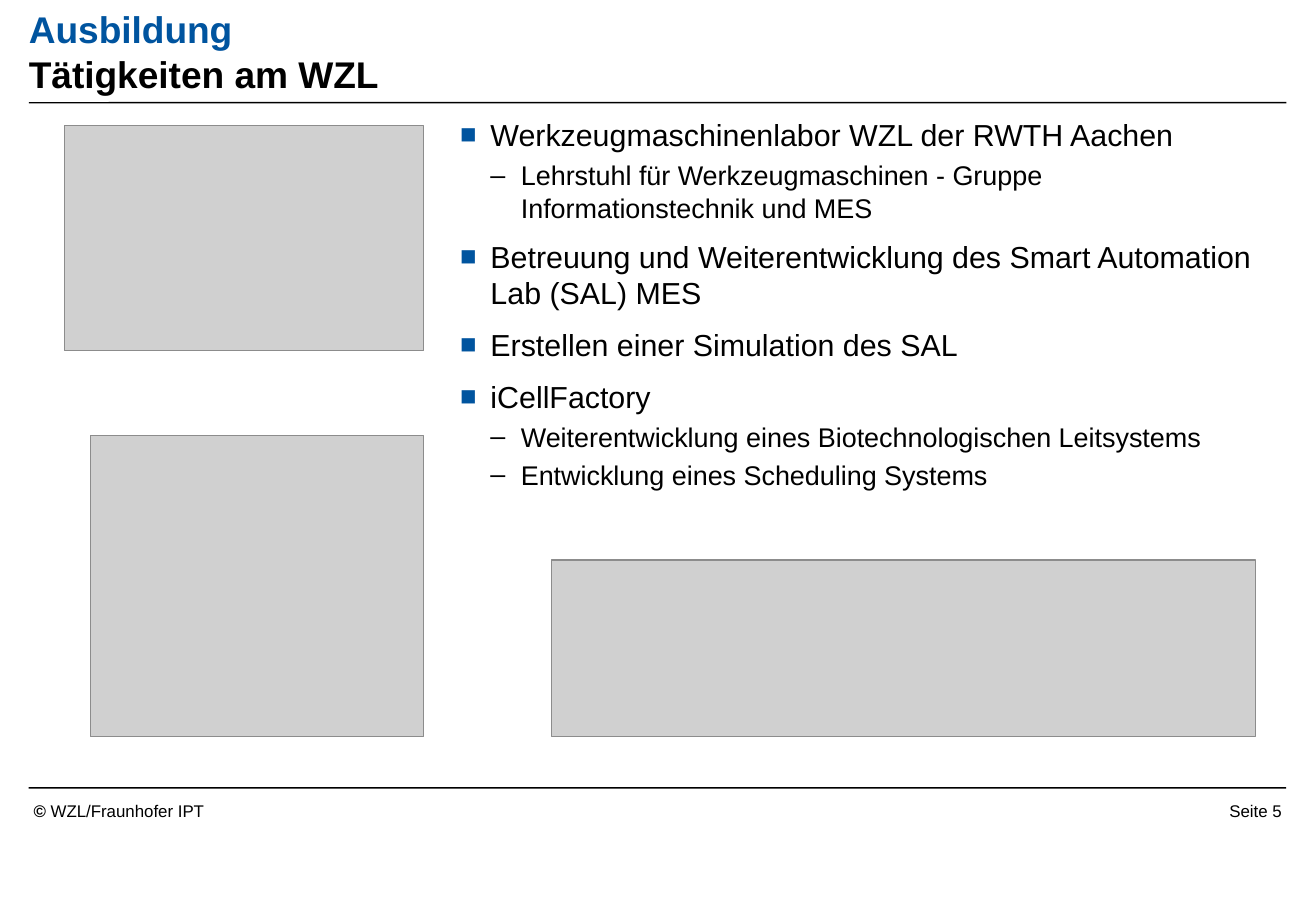
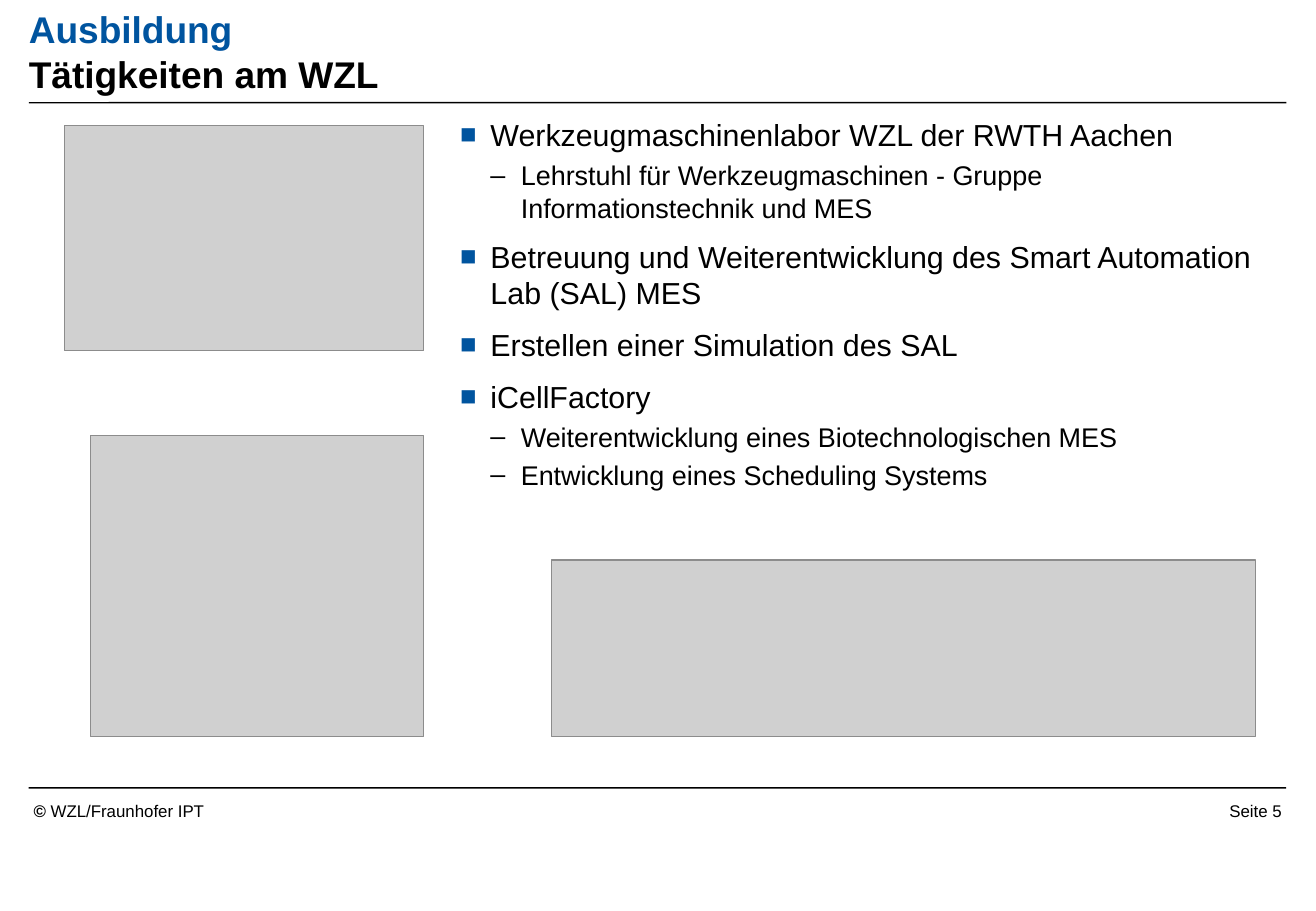
Before and after one commit to Readock/IHK2017, a slide deck: slide 5 of Vortrag/Vortrag Überarbeitet.pptx. Drawn at 1316x911 pixels with LibreOffice and Linux fonts; fonts in the diff are those of the drawing; grey boxes stand for pictures; background and template pictures are left out. Boxes give left, top, right and bottom in pixels: in the first picture for what was removed or moved away, otherwise in the second. Text is boxed around its words. In the diff, an @@ line names an element or a change of style, - is before the commit and + after.

```diff
--- a/Vortrag/Vortrag Überarbeitet.pptx
+++ b/Vortrag/Vortrag Überarbeitet.pptx
@@ text at bbox=[521, 427, 1117, 452]: text changed @@
-  – Weiterentwicklung eines Biotechnologischen Leitsystems
+  – Weiterentwicklung eines Biotechnologischen MES
```
Also in this commit, not shown: 1 other slide changed.
